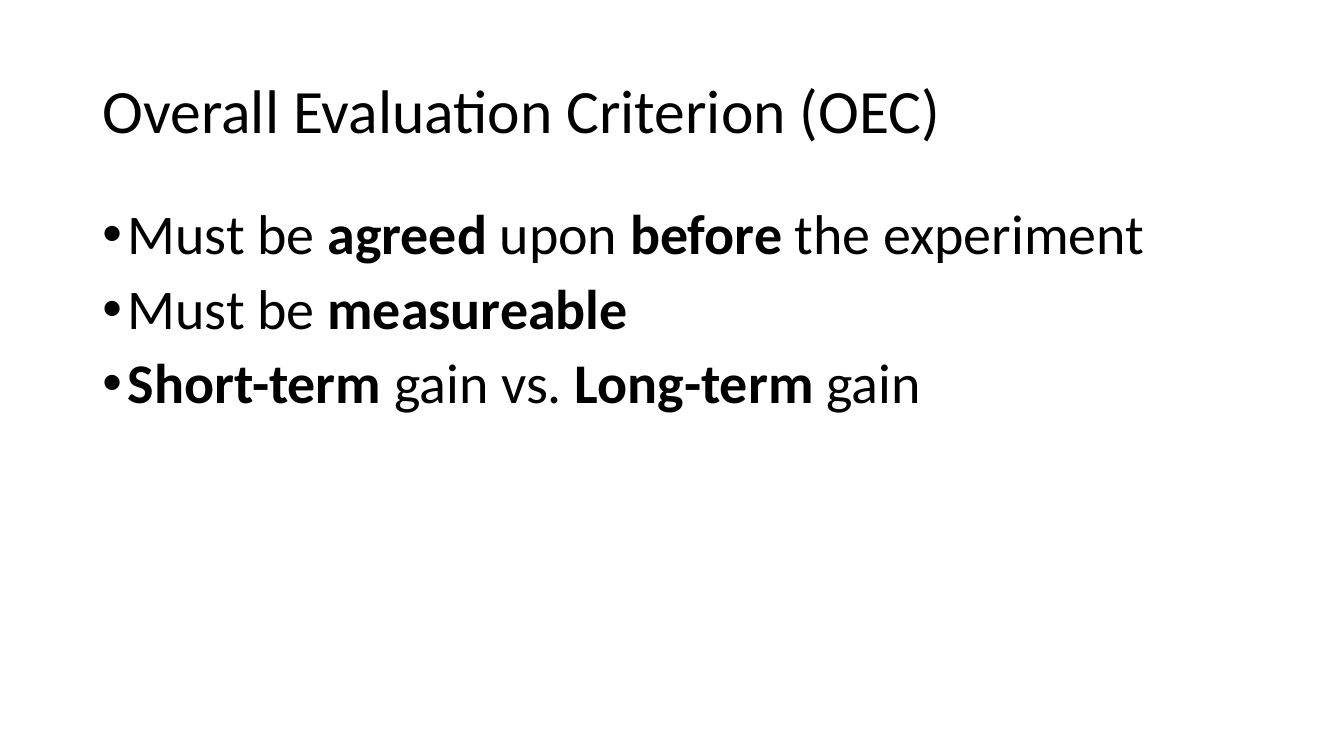
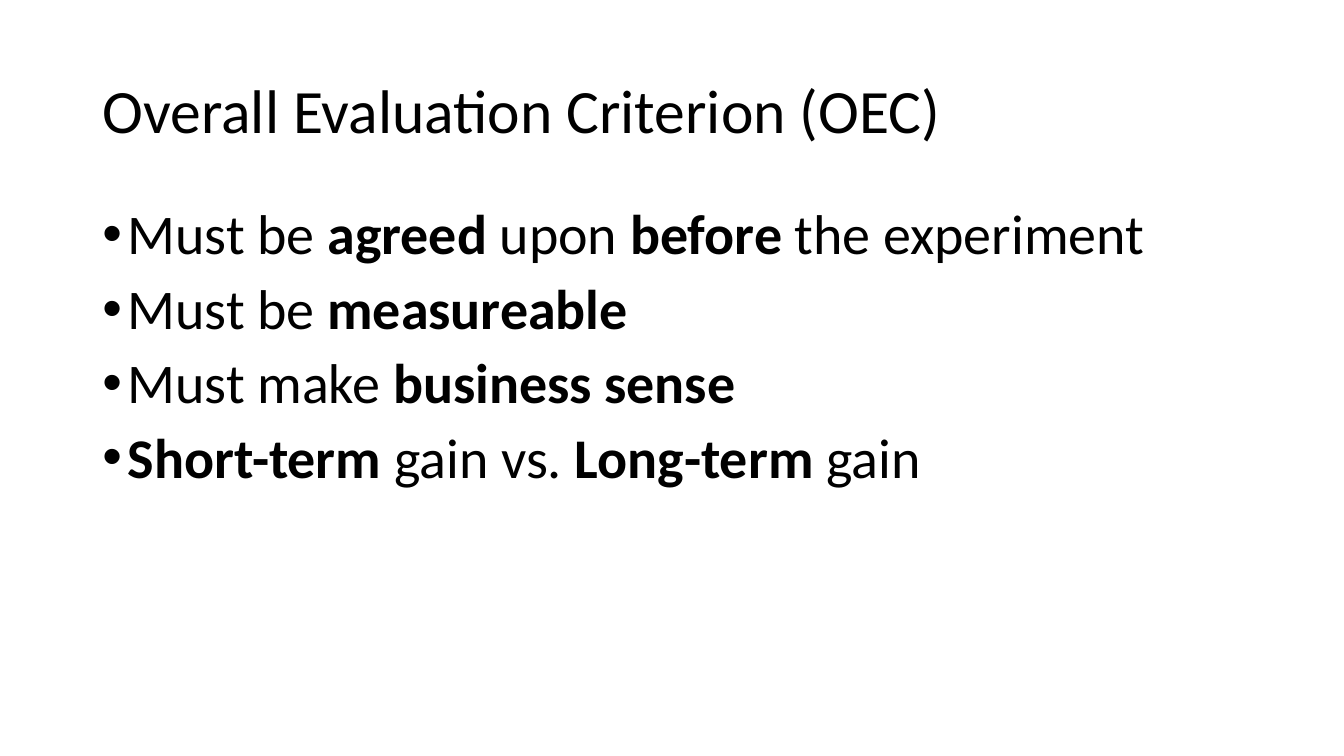
Before and after one commit to patng323/learn, a slide deck: slide 18 of FieldExperiments/AB Testing.pptx (slide 17 before the commit). Drawn at 1344x756 pixels with LibreOffice and Linux fonts; fonts in the diff are those of the drawing. Boxes give left, top, right and bottom in pixels: in the first picture for what was removed or moved away, otherwise in the second. Text is boxed around its words. In the diff, an @@ line names an element or a change of style, - is before the commit and + after.

```diff
--- a/FieldExperiments/AB Testing.pptx
+++ b/FieldExperiments/AB Testing.pptx
@@ text at (x1=128, y1=363, x2=735, y2=404): paragraph added @@
+• Must make business sense
```
Also in this commit, not shown: 10 other slides changed, 12 slides added, 4 slides removed.
